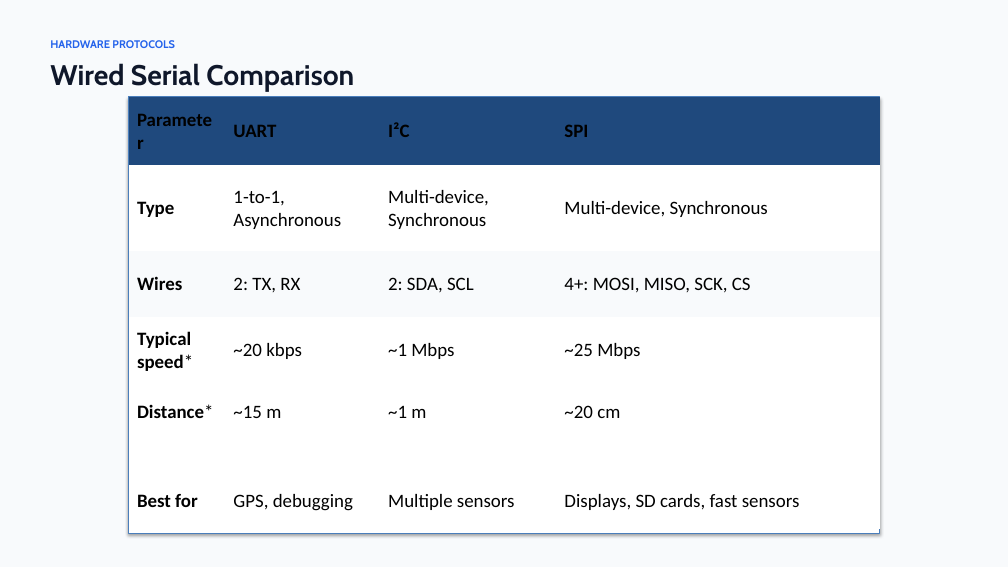
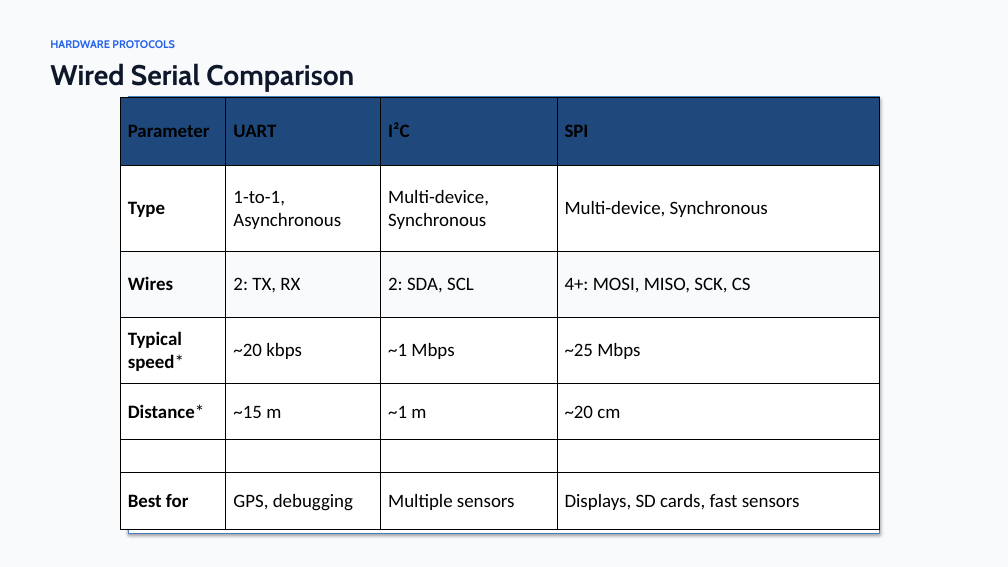
Before and after one commit to PlutoXXIV/Protosphere, a slide deck: slide 7 of PPT/Communication_ Protocols.pptx. Drawn at 1008x567 pixels with LibreOffice and Linux fonts; fonts in the diff are those of the drawing. Boxes give left, top, right and bottom in pixels: in the first picture for what was removed or moved away, otherwise in the second. Text is boxed around its words. In the diff, an @@ line names an element or a change of style, - is before the commit and + after.

```diff
--- a/PPT/Communication_ Protocols.pptx
+++ b/PPT/Communication_ Protocols.pptx
@@ table at <box>120,98,880,529</box> @@
@@ borders changed @@
@@ table: place and size @@
-table at <box>129,98,880,529</box>
+table at <box>120,98,880,529</box>
```
Also in this commit, not shown: 6 other files.
